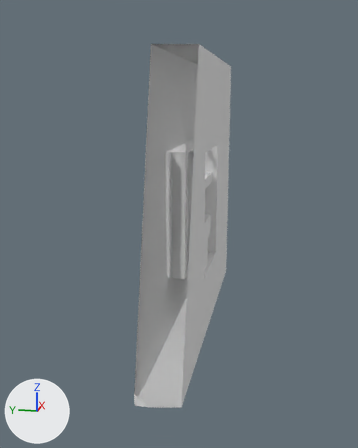
What one commit did to the Blender file development/flash/assets/levels/001/001.blend.
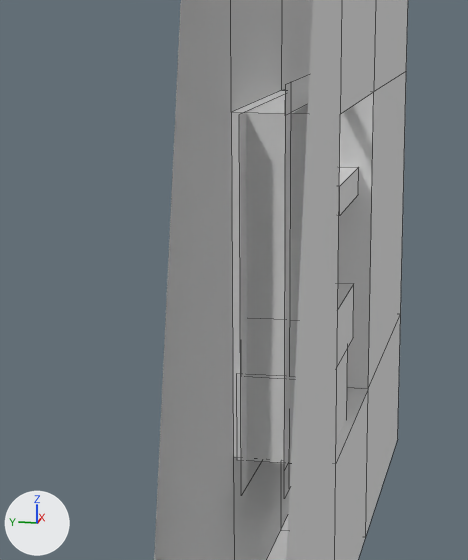
There are two pictures of each version: one whole from a 50 mm camera at (-48.2, -8.0, 10.4) aimed at (0.0, 1.6, -1.7), one close up on the part from 23% to 70% of the width and 25% to 70% of the height. Every picture has the same lights, and +X, +Y and +Z are marked at lower left. The close-ups show mesh edges as thin lines. Everything nearer to the camera than a plane just in front of the edit is cut away.

Script lines for the objects in view, before the commit:
```python
me_cube_003 = bpy.data.meshes.new('Cube.003')
me_cube_003.from_pydata([(3.2, 1.37, -1.74), (3.2, -1.66, -1.74), (-2.88, -1.66, -1.72), (-2.88, 1.37, -1.72), (3.19, 1.37, 0.34), (3.19, -1.66, 0.34), (-2.82, -1.66, 0.35), (-2.82, 1.37, 0.35)], [], [(0, 1, 2, 3), (4, 7, 6, 5), (0, 4, 5, 1), (1, 5, 6, 2), (2, 6, 7, 3), (4, 0, 3, 7)])
me_cube_003.materials.append(mat_purplewalls)  # its picture is missing
me_plane = bpy.data.meshes.new('Plane')
me_plane.from_pydata([(6.0, 0.0, 6.0), (6.0, 0.0, -7.0), (-5.0, 0.0, -7.0), (-5.0, 0.0, 6.0)], [], [(0, 3, 2, 1)])
me_plane.materials.append(mat_purplewalls)  # its picture is missing
me_plane_014 = bpy.data.meshes.new('Plane.014')
me_plane_014.from_pydata([(1.0, 0.0, -14.0), (0.0, 0.0, -14.0), (0.0, 0.0, 0.0), (1.0, 0.0, 0.0)], [], [(0, 3, 2, 1)])
ob_cube_002 = bpy.data.objects.new('Cube.002', me_cube_003)
ob_cube_002.location = (-1.17, 0.31, -1.31)
ob_plane = bpy.data.objects.new('Plane', me_plane)
ob_plane.location = (0.0, 1.5, 0.0)
ob_plane_007 = bpy.data.objects.new('Plane.007', me_plane_014)
ob_plane_007.location = (-5.0, 0.0, 7.0)
# also in view: 'Cube.003' at (-1.5, 0.3, -4.5); 'Cube' at (1.0, 0.2, 1.2); 'Plane.006' at (0.0, 0.0, 6.5); 'Cube.001' at (2.5, 0.3, 2.5)
```
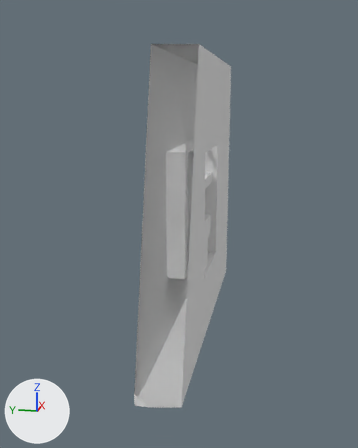
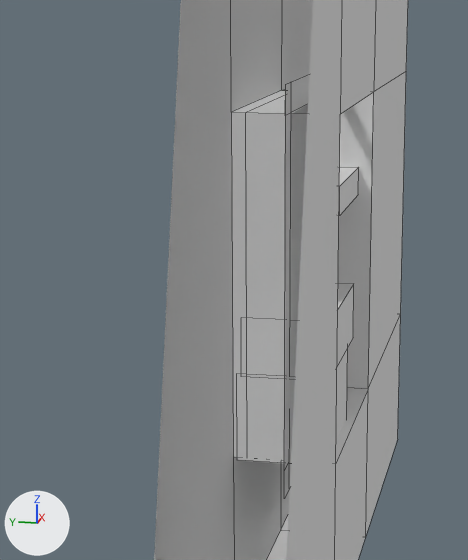
Pixel boxes (x1, y1, x2, y2) of what changed, in the close-ups (468 x 560 px):
'Plane', reshaped, moved: before (239, 95, 283, 495); after (246, 227, 247, 252)

Edits to the bpy script that builds the scene:
```text
Change me_plane:
    where me_plane.from_pydata(...)  # 4 vertices, 1 face; spans x -5.0..6.0, y 0.0, z -7.0..6.0
    used by ob_plane; location = (0.0, 1.5, 0.0)
    me_plane part 1
    me_plane.vertices[0].co: (6.0, 0.0, 6.0) -> (4.5, 0.0, 5.98)
    me_plane.vertices[1].co: (6.0, 0.0, -7.0) -> (4.5, 0.0, -5.98)
    me_plane.vertices[2].co: (-5.0, 0.0, -7.0) -> (-4.5, 0.0, -5.98)  # pixel (241, 495) -> pixel (247, 458)
    me_plane.vertices[3].co: (-5.0, 0.0, 6.0) -> (-4.5, 0.0, 5.98)  # pixel (239, 114) -> pixel (245, 112)
Change ob_plane:
    ob_plane.location: (0.0, 1.5, 0.0) -> (0.5, 1.5, -0.02)
```
